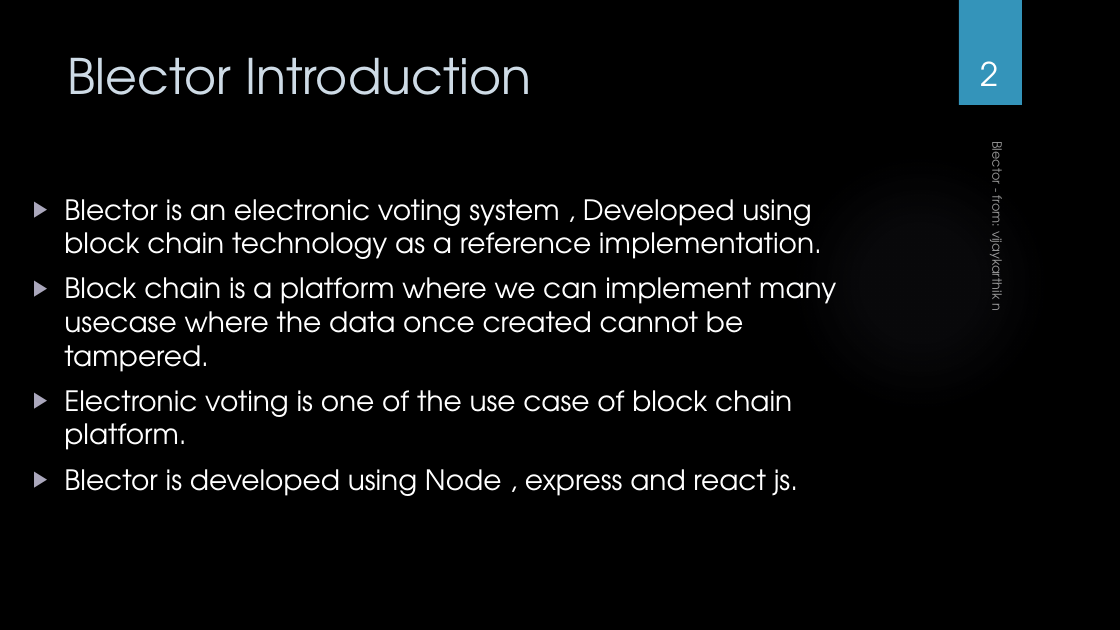
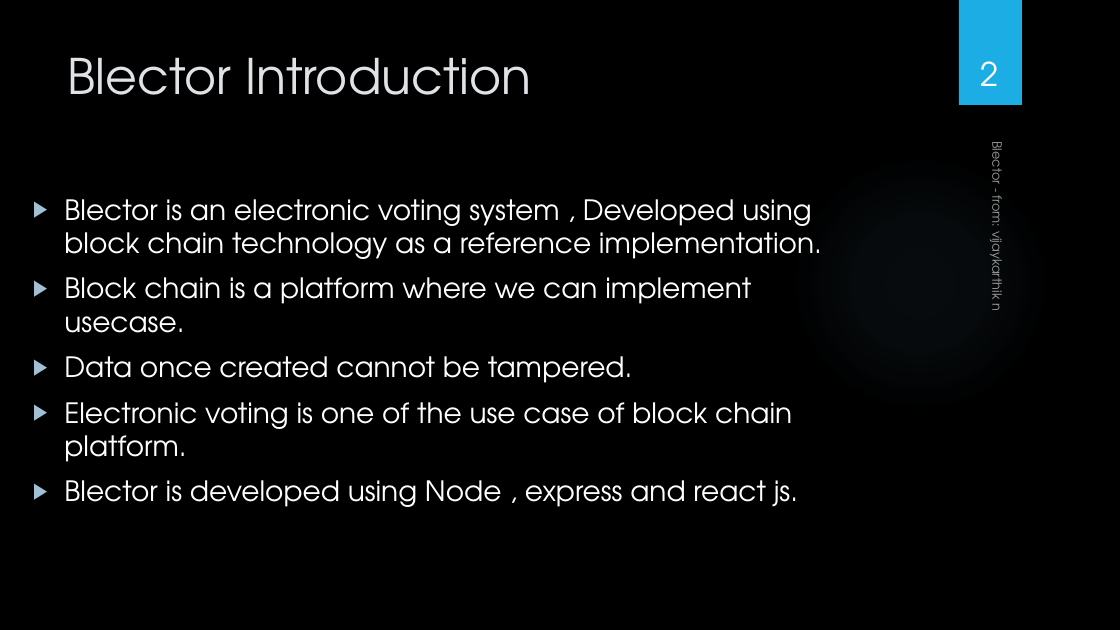
Before and after one commit to karthigowtham/block-chain-electronic-voting-reference-implementation-using-javascript, a slide deck: slide 2 of Blector.pptx. Drawn at 1120x630 pixels with LibreOffice and Linux fonts; fonts in the diff are those of the drawing; background and template pictures are left out. Boxes give left, top, right and bottom in pixels: in the first picture for what was removed or moved away, otherwise in the second. Text is boxed around its words. In the diff, an @@ line names an element or a change of style, - is before the commit and + after.

```diff
--- a/Blector.pptx
+++ b/Blector.pptx
@@ rectangle at (959,0,1022,105): fill #3494BA to #1CADE4 @@
@@ title "Blector Introduction" at (68,57,531,95): text colour #CEDBE6 to #DFE3E5 @@
@@ ellipse at (791,154,1049,413): fill gradient #7F7B9A to gradient #70A1C0 @@
@@ text at (64,199,822,507): bullet colour #AAA7BC to #A0C1D5 @@
@@ text at (64,277,751,383): text changed @@
-▶ Block chain is a platform where we can implement many usecase where the data once created cannot be tampered.
+▶ Block chain is a platform where we can implement usecase.
+▶ Data once created cannot be tampered.
```
Also in this commit, not shown: 12 other slides changed.
